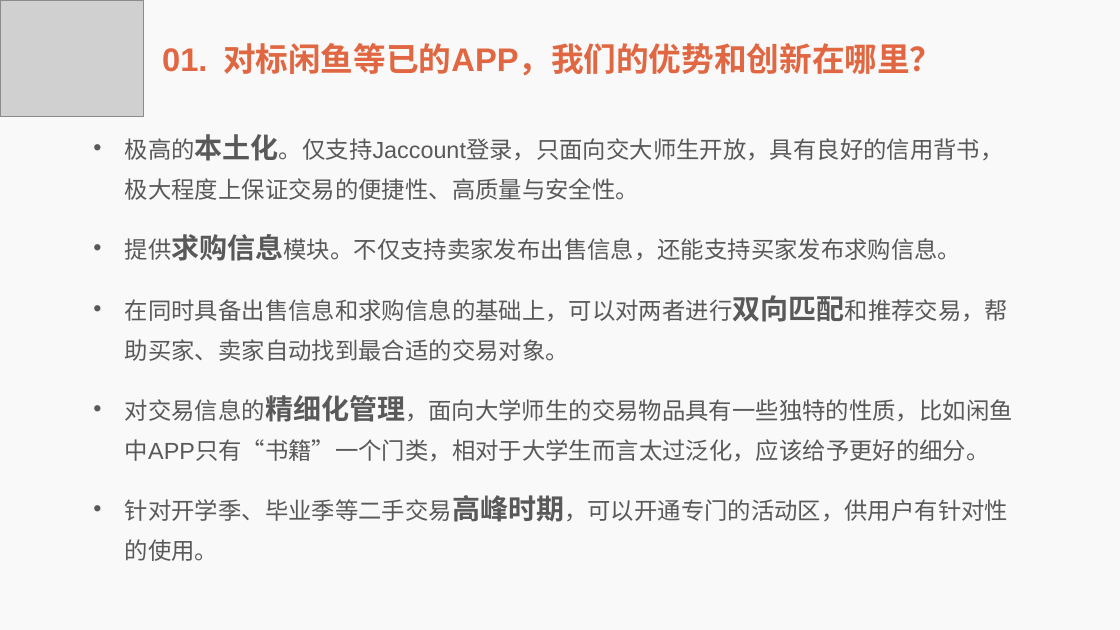
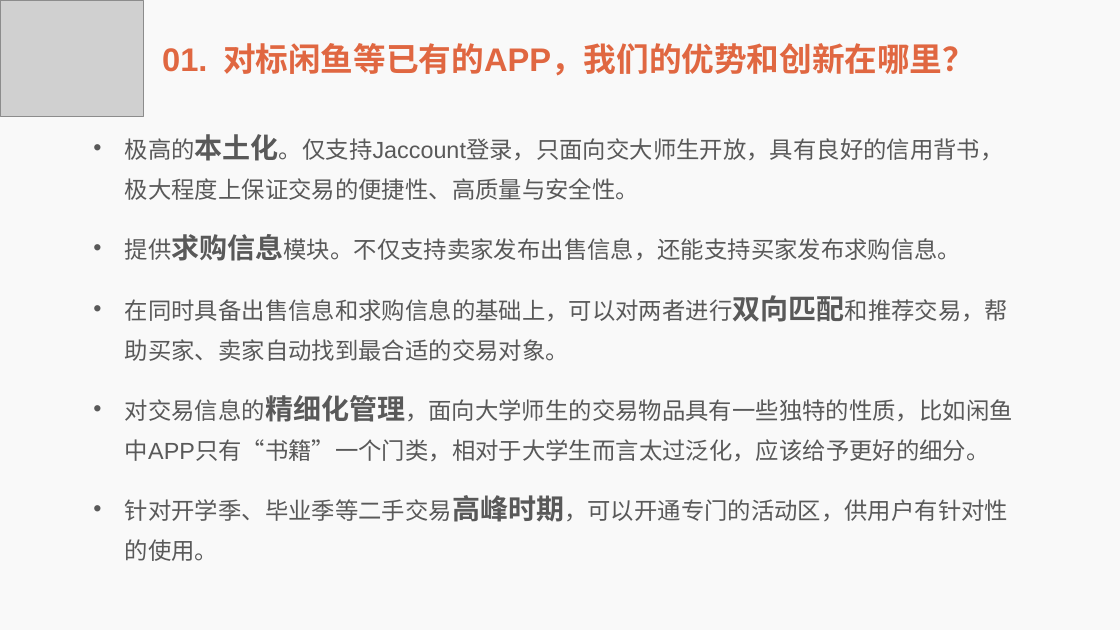
Before and after one commit to sjtu-jiaojiao/SJTU-JiaoJiao, a slide deck: slide 10 of docs/立项答辩ver2.0.pptx. Drawn at 1120x630 pixels with LibreOffice and Linux fonts; fonts in the diff are those of the drawing; grey boxes stand for pictures. Boxes give left, top, right and bottom in pixels: in the first picture for what was removed or moved away, otherwise in the second. Text is boxed around its words. In the diff, an @@ line names an element or a change of style, - is before the commit and + after.

```diff
--- a/docs/立项答辩ver2.0.pptx
+++ b/docs/立项答辩ver2.0.pptx
@@ text at [223,43,975,76]: text changed @@
-对标闲鱼等已的APP，我们的优势和创新在哪里？
+对标闲鱼等已有的APP，我们的优势和创新在哪里？
```
Also in this commit, not shown: 2 other slides changed, 4 other files.
